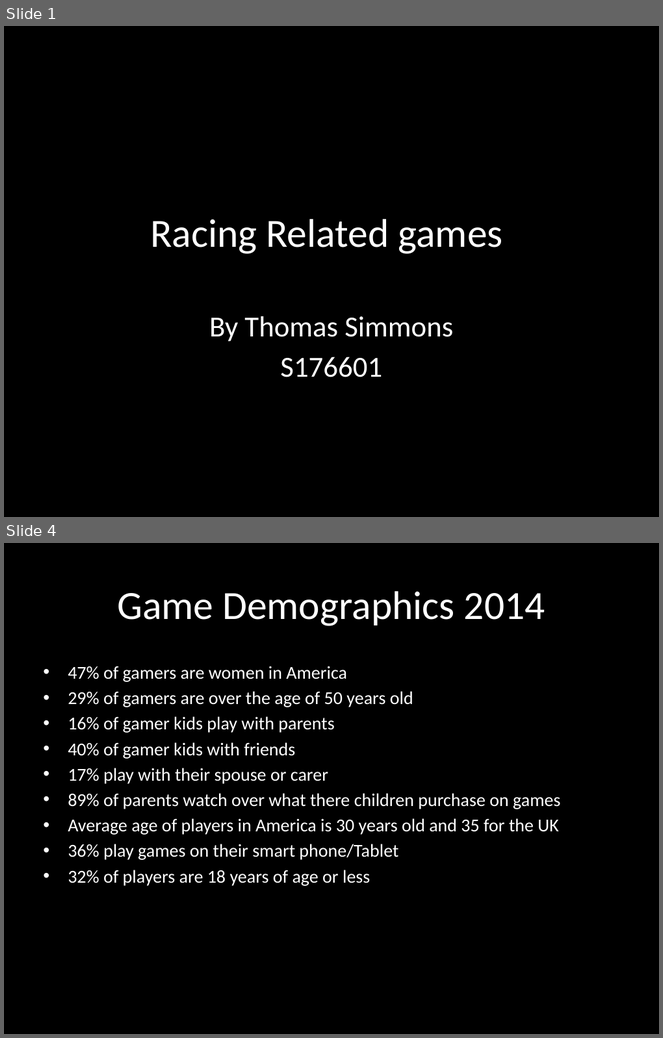
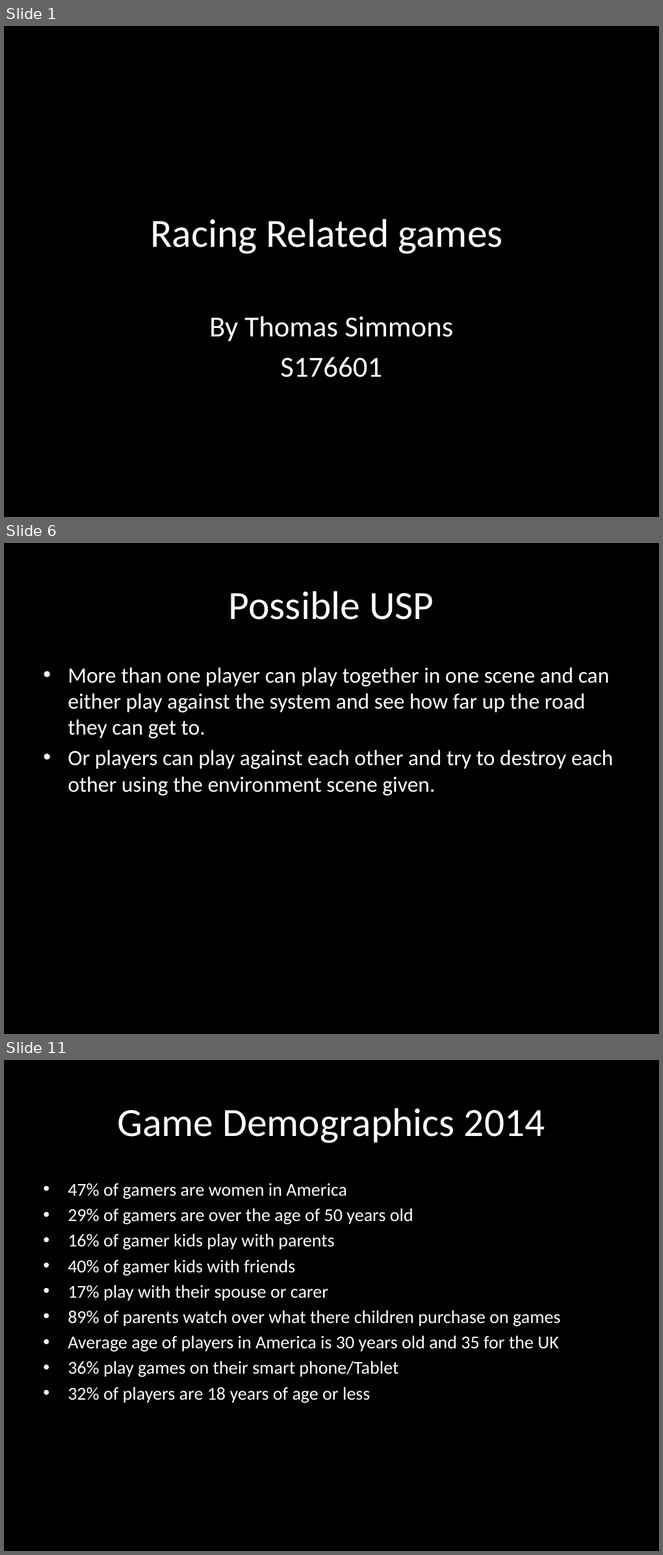
Before and after one commit to UoSGroupProjects1718/level-6-l6-group-9, a slide deck: Research/Racing Game/Racing Related games.pptx. Shown one above the other, each under a label of ours: slides 1 and 4 before the commit, slides 1, 6 and 11 after it; the slides between them are not shown. The pictures are 663x1038 and 663x1555 pixels, drawn with LibreOffice and Linux fonts; fonts in the diff are those of the drawing. Boxes give left, top, right and bottom in pixels: in the first picture for what was removed or moved away, otherwise in the second. Text is boxed around its words. In the diff, an @@ line names an element or a change of style, - is before the commit and + after.

```diff
--- a/Research/Racing Game/Racing Related games.pptx
+++ b/Research/Racing Game/Racing Related games.pptx
@@ slide 6 added at <box>4,543,659,1034</box>, background #000000 @@
@@ title added at <box>229,591,434,620</box>, 44 pt, text #FFFFFF @@
+Possible USP
@@ text added at <box>68,667,614,796</box>, 24 pt, text #FFFFFF @@
+• More than one player can play together in one scene and can either play against the system and see how far up the road they can get to.
+• Or players can play against each other and try to destroy each other using the environment scene given.
@@ what was slide 4 is now slide 11 @@
```
Also in this commit, not shown: 2 slides changed, 6 other slides added.
